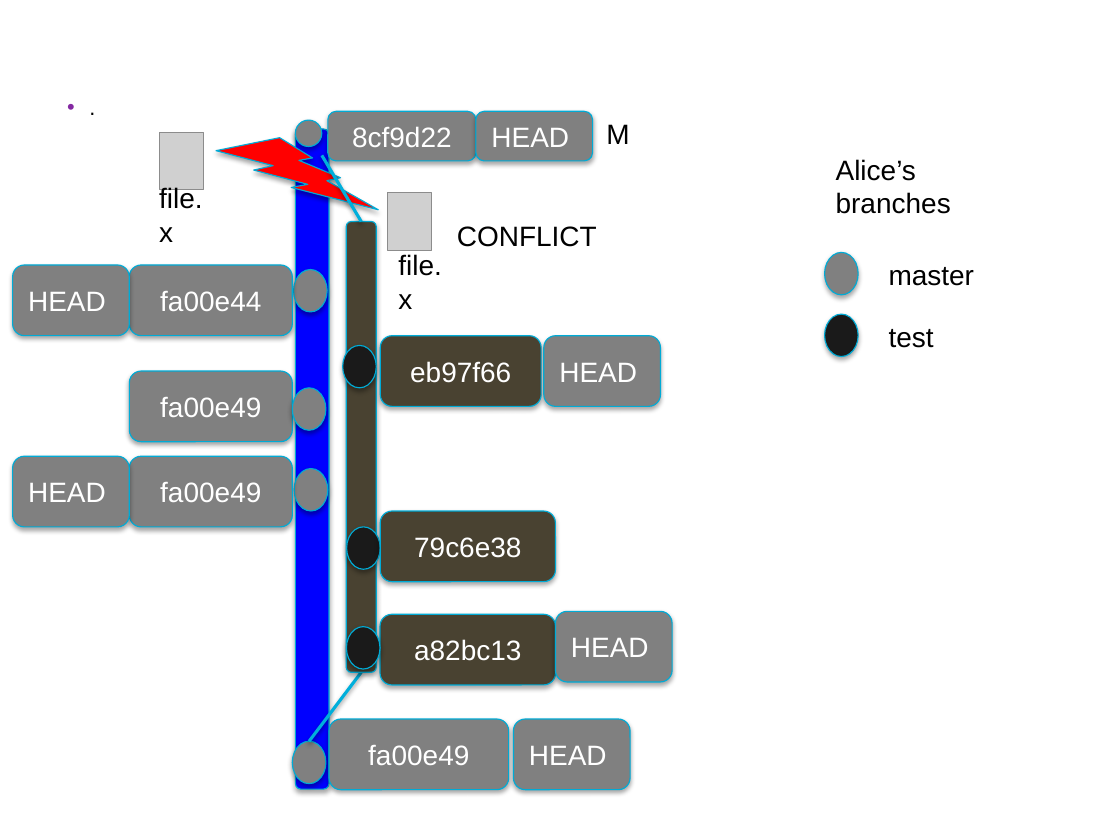
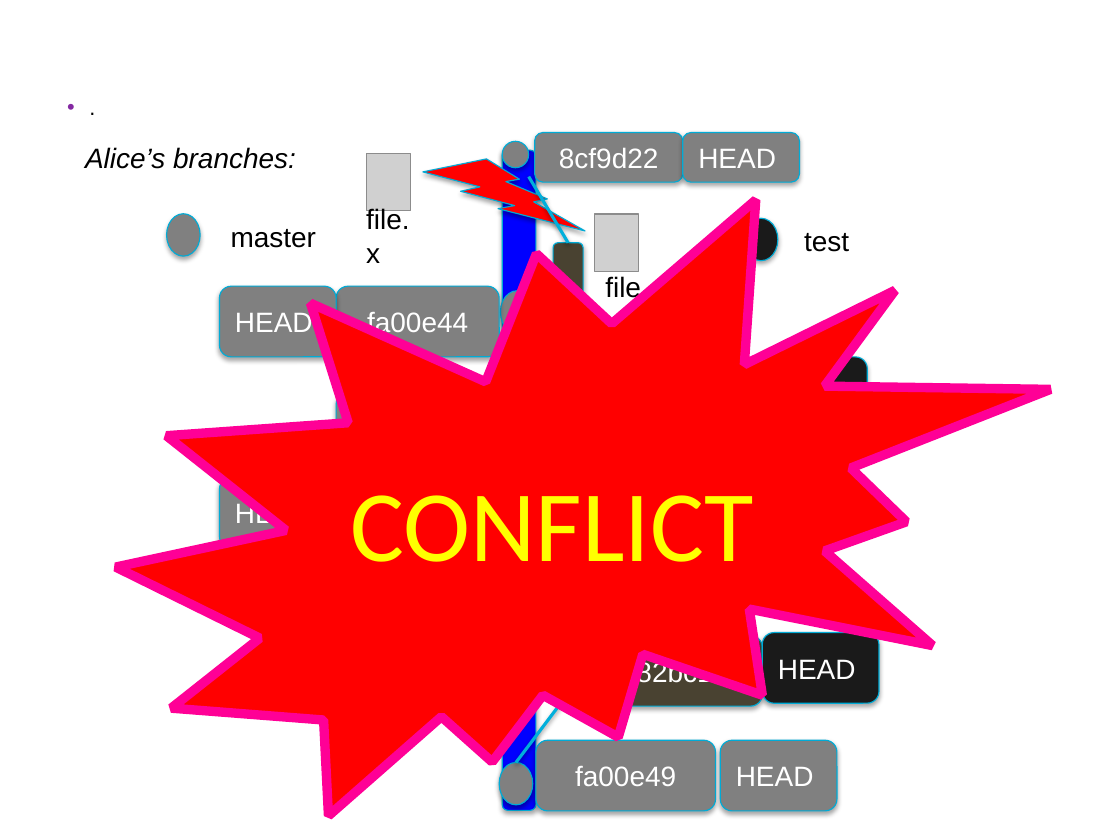
Before and after one commit to UncleCJ/hicollegegit, a slide deck: slide 4 of Intro_to_SCM_and_Git-presentation.pptx. Drawn at 1120x840 pixels with LibreOffice and Linux fonts; fonts in the diff are those of the drawing; grey boxes stand for pictures; background and template pictures are left out. Boxes give left, top, right and bottom in pixels: in the first picture for what was removed or moved away, otherwise in the second. Text is boxed around its words. In the diff, an @@ line names an element or a change of style, - is before the commit and + after.

```diff
--- a/Intro_to_SCM_and_Git-presentation.pptx
+++ b/Intro_to_SCM_and_Git-presentation.pptx
@@ text at [85,147,296,169]: text changed; italic on @@
-Alice’s branches
+Alice’s branches:
@@ text removed at [606,124,629,144] @@
-M
@@ 3 ellipses, 2 rounded rectangles, 1 line: place and size @@
-3 ellipses, 2 rounded rectangles, 1 line at [12,156,362,784]
+3 ellipses, 2 rounded rectangles, 1 line at [220,177,568,805]
@@ irregular seal added at [115,199,1051,815], fill #FF0000, outline #FF0096 6 pt @@
@@ ellipse: place and size @@
-ellipse at [824,252,858,295]
+ellipse at [167,214,200,256]
@@ text "master": place and size @@
-text "master" at [889,267,974,286]
+text "master" at [231,229,316,248]
@@ ellipse: place and size @@
-ellipse at [824,315,858,357]
+ellipse at [745,218,778,261]
@@ text "test": place and size @@
-text "test" at [889,329,934,348]
+text "test" at [804,233,849,252]
@@ rounded rectangle "HEAD" at [750,357,867,428]: fill #808080 to #1A1A1A @@
@@ text "CONFLICT": place and size @@
-text "CONFLICT" at [457,226,597,247]
+text "CONFLICT" at [351,495,754,562]
@@ text "CONFLICT" at [351,495,754,562]: size 18 to 65 pt, font Arial to Calibri, text colour #000000 to #FFFF00; alignment left to centre @@
@@ rounded rectangle "HEAD" at [763,633,879,703]: fill #808080 to #1A1A1A @@
@@ 14 rounded rectangles, 5 ellipses, 2 pictures, 2 texts, 1 lightning bolt, 1 line: place and size @@
-14 rounded rectangles, 5 ellipses, 2 pictures, 2 texts, 1 lightning bolt, 1 line at [129,111,672,790]
+14 rounded rectangles, 5 ellipses, 2 pictures, 2 texts, 1 lightning bolt, 1 line at [336,132,879,811]
```
